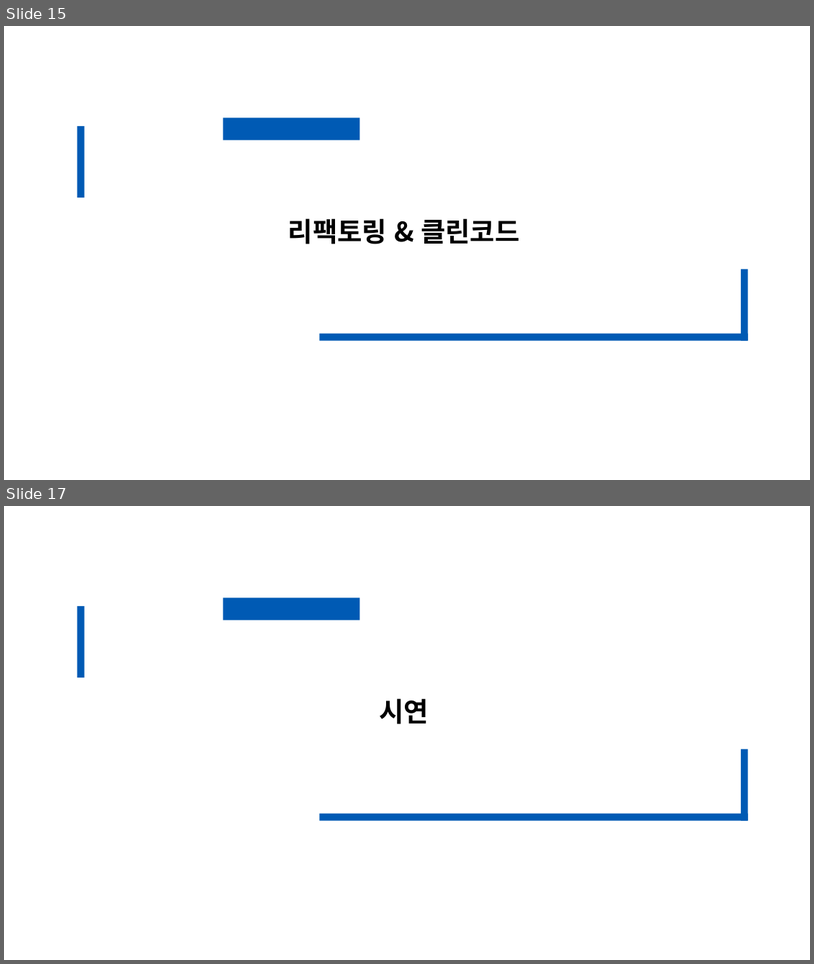
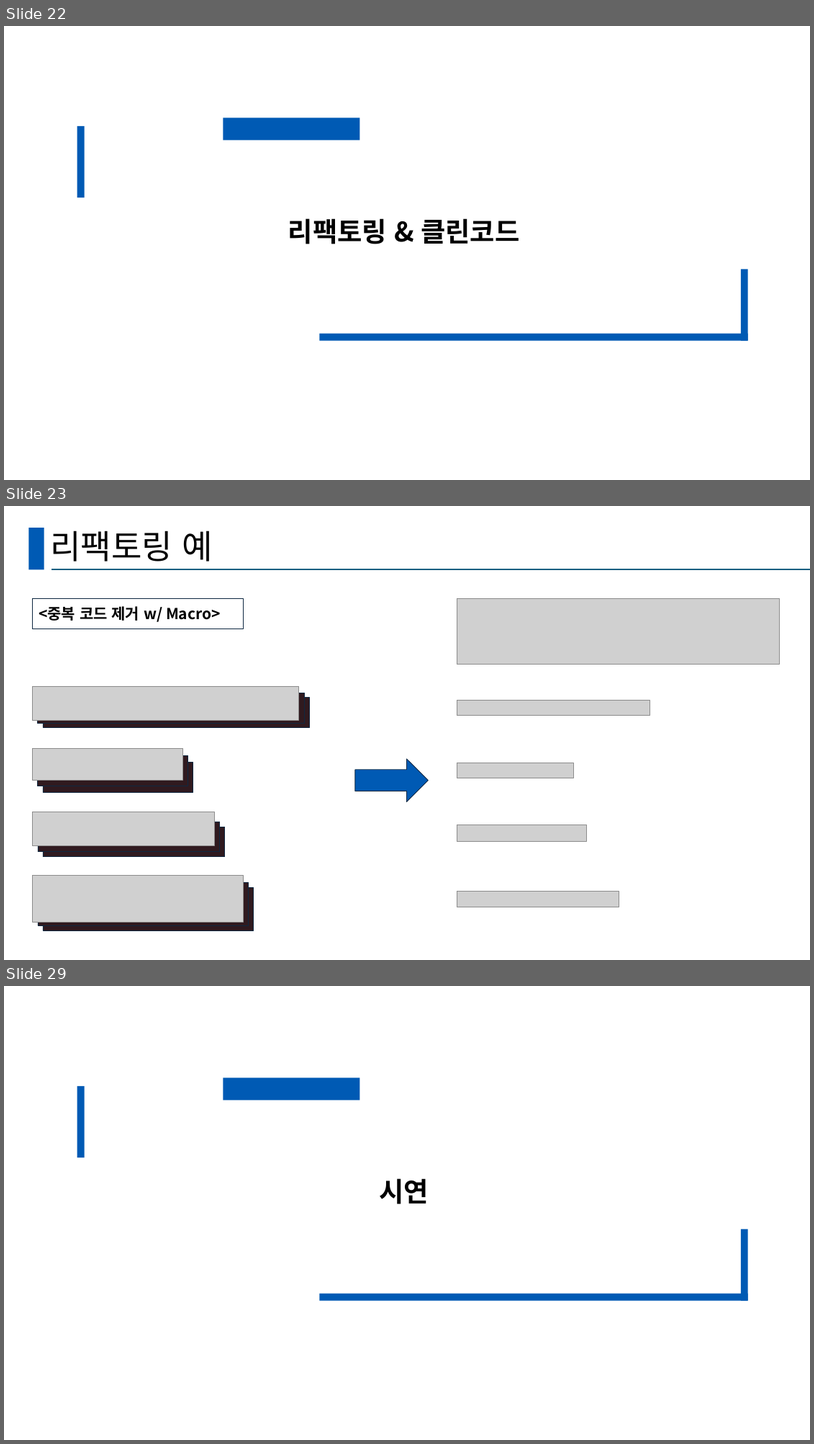
Before and after one commit to seungjun611/CRA_TeamProject_SSD, a slide deck: TeamProjectPPT.pptx. Shown one above the other, each under a label of ours: slides 15 and 17 before the commit, slides 22, 23 and 29 after it; the slides between them are not shown. The pictures are 814x964 and 814x1444 pixels, drawn with LibreOffice and Linux fonts; fonts in the diff are those of the drawing; grey boxes stand for pictures. Boxes give left, top, right and bottom in pixels: in the first picture for what was removed or moved away, otherwise in the second. Text is boxed around its words. In the diff, an @@ line names an element or a change of style, - is before the commit and + after.

```diff
--- a/TeamProjectPPT.pptx
+++ b/TeamProjectPPT.pptx
@@ slide 23 added at (4, 506, 810, 960), background #FFFFFF @@
@@ rectangle added at (28, 528, 44, 569), fill #005AB4 @@
@@ title added at (50, 530, 213, 561), 39.6 pt, text #000000 @@
+리팩토링 예
@@ line added from (52, 569) to (810, 569), #156082 1.5 pt @@
@@ rounded rectangle added at (32, 599, 243, 629), fill #FFFFFF, outline #0E2841 0.75 pt, 18 pt, text #000000, bold @@
+<중복 코드 제거 w/ Macro>
@@ picture added at (458, 599, 780, 664) @@
@@ picture added at (32, 686, 299, 720) @@
@@ rectangle added at (38, 693, 305, 723), fill #301A1F, outline #0E2841 0.75 pt @@
@@ rectangle added at (43, 698, 309, 728), fill #301A1F, outline #0E2841 0.75 pt @@
@@ picture added at (458, 700, 651, 715) @@
@@ picture added at (32, 748, 183, 780) @@
@@ rectangle added at (38, 756, 188, 786), fill #301A1F, outline #0E2841 0.75 pt @@
@@ rectangle added at (43, 762, 193, 793), fill #301A1F, outline #0E2841 0.75 pt @@
@@ right arrow added at (355, 759, 429, 802), fill #005AB4, outline #0E2841 0.75 pt @@
@@ picture added at (458, 762, 574, 777) @@
@@ picture added at (32, 812, 214, 845) @@
@@ rectangle added at (38, 821, 220, 852), fill #301A1F, outline #0E2841 0.75 pt @@
@@ rectangle added at (43, 826, 225, 857), fill #301A1F, outline #0E2841 0.75 pt @@
@@ picture added at (458, 825, 587, 841) @@
@@ picture added at (32, 875, 243, 921) @@
@@ rectangle added at (38, 883, 248, 925), fill #301A1F, outline #0E2841 0.75 pt @@
@@ rectangle added at (43, 887, 253, 930), fill #301A1F, outline #0E2841 0.75 pt @@
@@ picture added at (458, 890, 620, 906) @@
@@ what was slide 15 is now slide 22 @@
@@ what was slide 17 is now slide 29 @@
```
Also in this commit, not shown: 5 slides changed, 19 other slides added, 6 slides removed.
